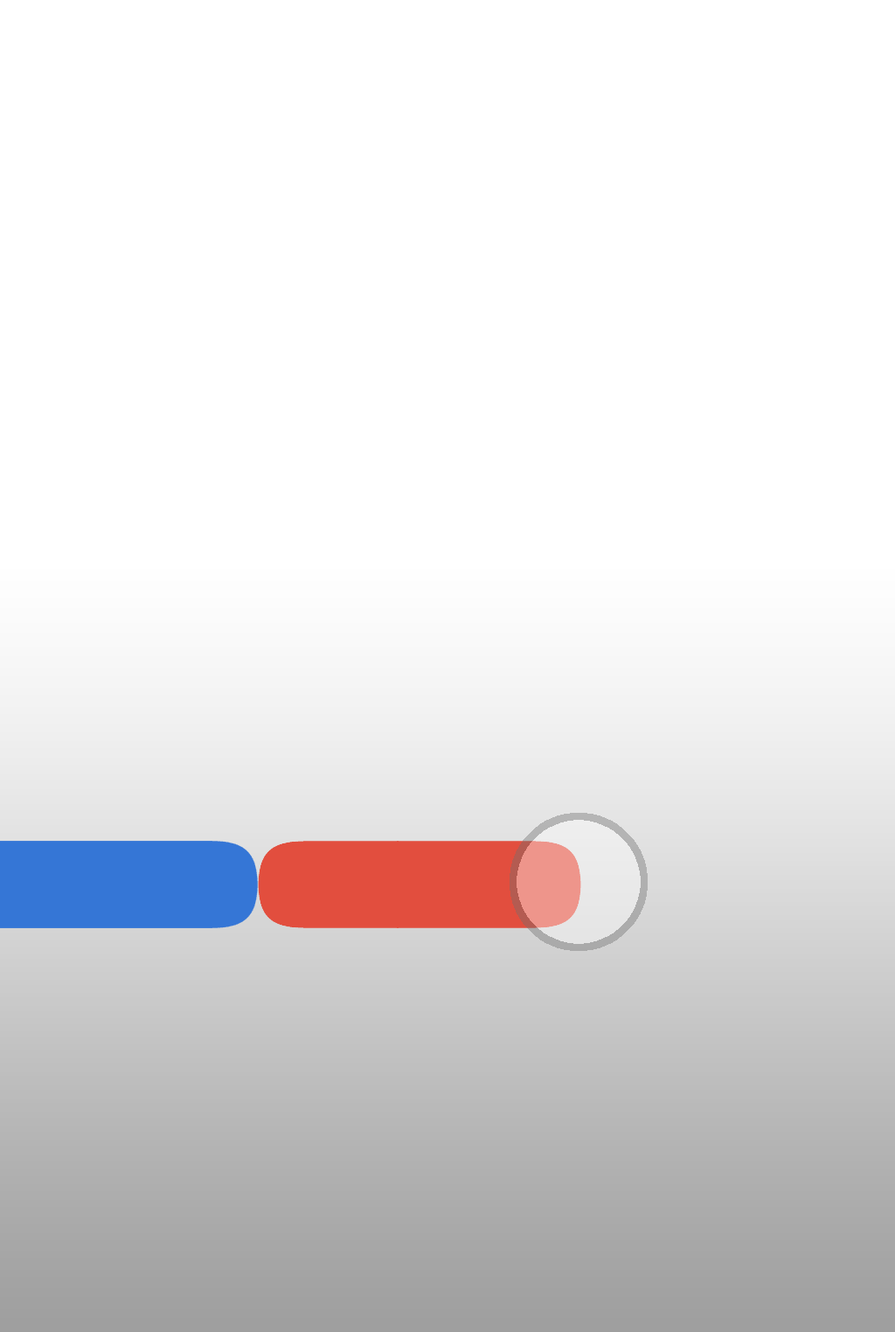
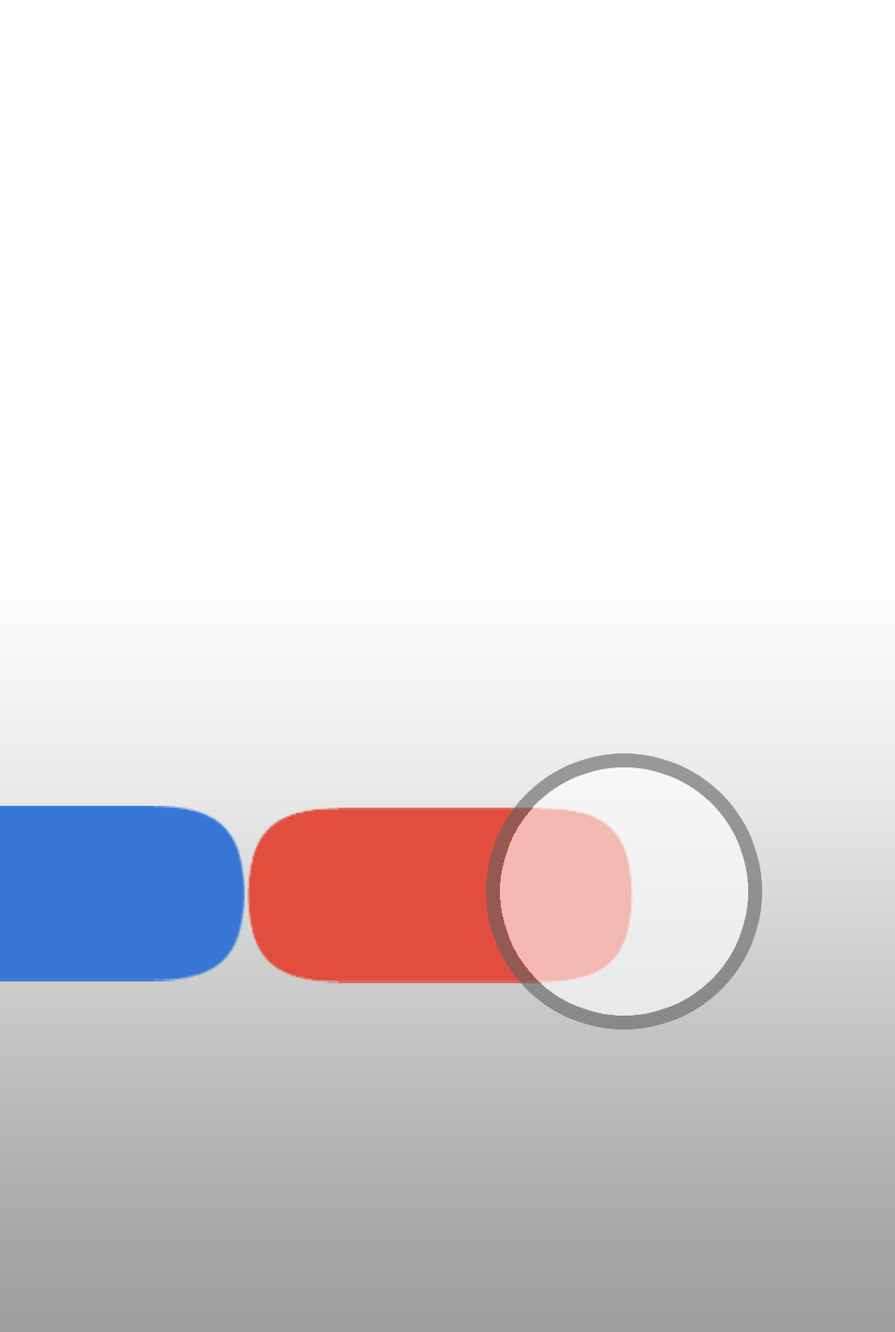
Layered file, before and after one edit (895x1332). Changes by layer:
"Layer 2": opacity 40% → 60%, painted on it over <box>485,753,762,1030</box>
painted on "Layer 1 copy" over <box>247,807,634,983</box>
painted on "Layer 1" over <box>0,805,258,982</box>
